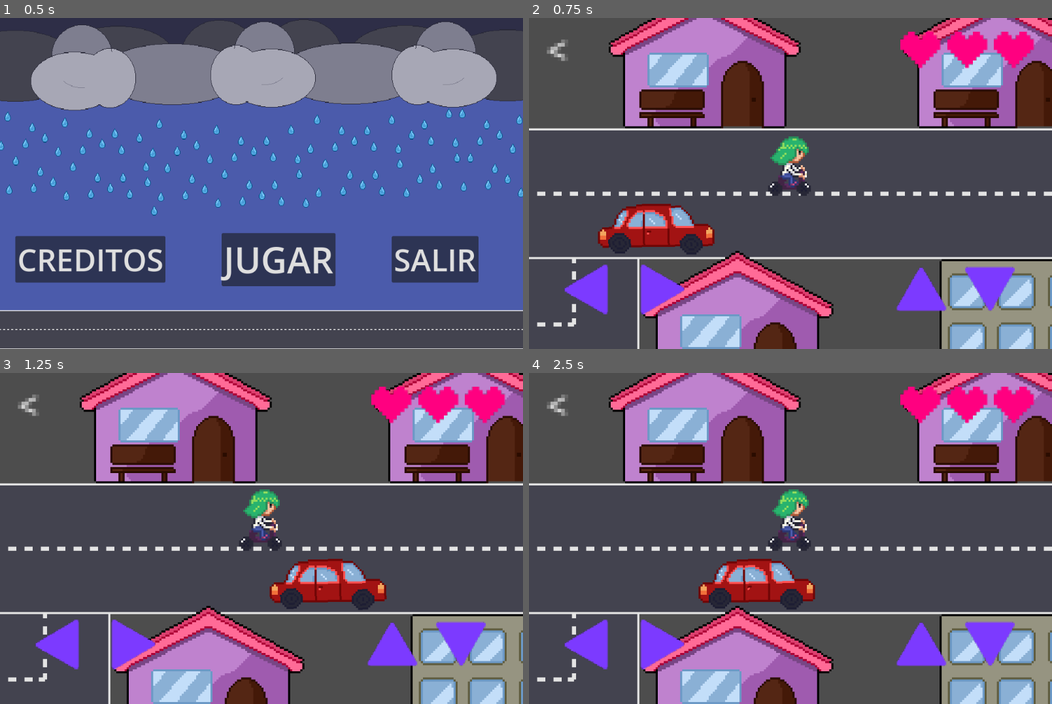
Above: before the commit, frames 1-4 (two rows, left to right).
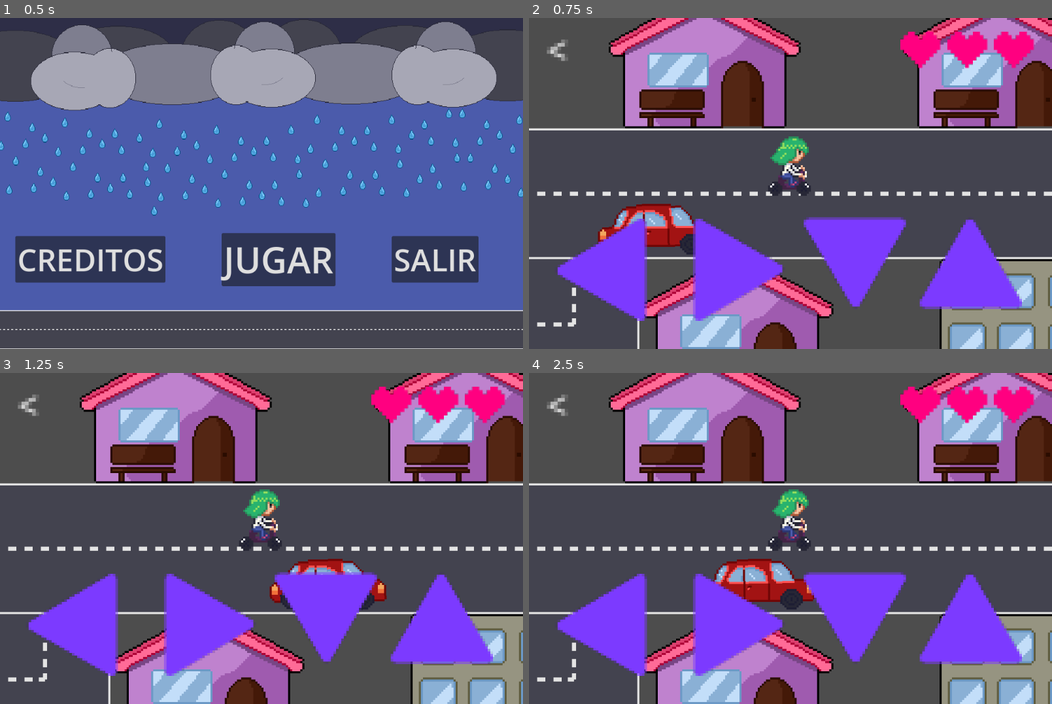
Above: after the commit, the same moments.

Repository: MarGon-Game/rain-rider
Game: Godot game, scene res://menú.tscn
Same seed, same stepped clock (60 frames per second), same inputs: the game is played once before the commit and once after it.
Inputs:
- Up to frame 1 (0.5 s): no input
- Up to frame 2 (0.75 s): click "JUGAR" at 0.5 s
- Up to frame 3 (1.25 s): no input
- Up to frame 4 (2.5 s): click "<" at 1.25 s; click "JUGAR" at 2 s

Frame 1 is identical in both runs. In frame 2, 13% of the frame differs, in the area x 5-95%, y 60-92%; in frame 3, 13%; in frame 4, 13%.

Commit message:
Tamaño Botones

Diff:
--- a/rain-rider/nivel_1.tscn
+++ b/rain-rider/nivel_1.tscn
@@ -19,10 +19,6 @@
 [ext_resource type="Texture2D" uid="uid://h5mvf3yy3ugi" path="res://asstes/bandera 1.png" id="15_fnctx"]
 [ext_resource type="Texture2D" uid="uid://di1txmpntx38" path="res://asstes/triangulo-dedrecha.png" id="15_p7e7r"]
 [ext_resource type="Texture2D" uid="uid://cofb7sn13rmkr" path="res://asstes/triangulo-abajo.png" id="16_ls2kf"]
-
-[sub_resource type="CompressedTexture2D" id="CompressedTexture2D_3rqyh"]
-
-[sub_resource type="CompressedTexture2D" id="CompressedTexture2D_7h30g"]
 
 [sub_resource type="TileSetAtlasSource" id="TileSetAtlasSource_m2gv8"]
 texture = ExtResource("1_eciuy")
@@ -386,15 +382,15 @@
 grow_vertical = 0
 
 [node name="izquierda" type="TouchScreenButton" parent="corazones/Botones1"]
-position = Vector2(63, -165)
-scale = Vector2(2.42, 2.42)
+position = Vector2(41, -255)
+scale = Vector2(5, 5)
 texture_normal = ExtResource("14_3rqyh")
-texture_pressed = SubResource("CompressedTexture2D_3rqyh")
+texture_pressed = ExtResource("14_3rqyh")
 action = "LEFT"
 
 [node name="derecha" type="TouchScreenButton" parent="corazones/Botones1"]
-position = Vector2(213, -165)
-scale = Vector2(2.42, 2.42)
+position = Vector2(311, -255)
+scale = Vector2(5, 5)
 texture_normal = ExtResource("15_p7e7r")
 texture_pressed = ExtResource("15_p7e7r")
 action = "RIGHT"
@@ -411,15 +407,15 @@
 grow_vertical = 0
 
 [node name="arriba" type="TouchScreenButton" parent="corazones/Botones2"]
-position = Vector2(-264, -126)
-scale = Vector2(2.42, 2.42)
+position = Vector2(-219, -228)
+scale = Vector2(5, 5)
 texture_normal = ExtResource("13_7h30g")
-texture_pressed = SubResource("CompressedTexture2D_7h30g")
+texture_pressed = ExtResource("13_7h30g")
 action = "UP"
 
 [node name="abajo" type="TouchScreenButton" parent="corazones/Botones2"]
-position = Vector2(-130, -126)
-scale = Vector2(2.42, 2.42)
+position = Vector2(-446, -228)
+scale = Vector2(5, 5)
 texture_normal = ExtResource("16_ls2kf")
 texture_pressed = ExtResource("16_ls2kf")
 action = "DOWN"
--- a/rain-rider/nivel_2.tscn
+++ b/rain-rider/nivel_2.tscn
@@ -333,10 +333,6 @@
 [sub_resource type="RectangleShape2D" id="RectangleShape2D_5uoxw"]
 size = Vector2(1028, 226)
 
-[sub_resource type="CompressedTexture2D" id="CompressedTexture2D_pc0te"]
-
-[sub_resource type="CompressedTexture2D" id="CompressedTexture2D_jraa4"]
-
 [node name="nivel 2" type="Node2D"]
 
 [node name="Burbujas" type="AudioStreamPlayer" parent="."]
@@ -1024,6 +1020,15 @@
 layout_mode = 2
 texture = ExtResource("13_t0by4")
 
+[node name="Button2" type="Button" parent="corazones"]
+offset_top = -14.0
+offset_right = 16.0
+offset_bottom = 8.0
+scale = Vector2(7, 7)
+theme_override_font_sizes/font_size = 10
+text = "<"
+flat = true
+
 [node name="Botones1" type="HBoxContainer" parent="corazones"]
 anchors_preset = 2
 anchor_top = 1.0
@@ -1031,15 +1036,15 @@
 grow_vertical = 0
 
 [node name="izquierda" type="TouchScreenButton" parent="corazones/Botones1"]
-position = Vector2(63, -165)
-scale = Vector2(2.42, 2.42)
+position = Vector2(41, -255)
+scale = Vector2(5, 5)
 texture_normal = ExtResource("15_pc0te")
-texture_pressed = SubResource("CompressedTexture2D_pc0te")
+texture_pressed = ExtResource("15_pc0te")
 action = "LEFT"
 
 [node name="derecha" type="TouchScreenButton" parent="corazones/Botones1"]
-position = Vector2(213, -165)
-scale = Vector2(2.42, 2.42)
+position = Vector2(311, -255)
+scale = Vector2(5, 5)
 texture_normal = ExtResource("16_jraa4")
 texture_pressed = ExtResource("16_jraa4")
 action = "RIGHT"
@@ -1056,27 +1061,18 @@
 grow_vertical = 0
 
 [node name="arriba" type="TouchScreenButton" parent="corazones/Botones2"]
-position = Vector2(-264, -126)
-scale = Vector2(2.42, 2.42)
+position = Vector2(-219, -228)
+scale = Vector2(5, 5)
 texture_normal = ExtResource("17_incw3")
-texture_pressed = SubResource("CompressedTexture2D_jraa4")
+texture_pressed = ExtResource("17_incw3")
 action = "UP"
 
 [node name="abajo" type="TouchScreenButton" parent="corazones/Botones2"]
-position = Vector2(-130, -126)
-scale = Vector2(2.42, 2.42)
+position = Vector2(-446, -228)
+scale = Vector2(5, 5)
 texture_normal = ExtResource("18_hvc7f")
 texture_pressed = ExtResource("18_hvc7f")
 action = "DOWN"
-
-[node name="Button2" type="Button" parent="corazones"]
-offset_top = -14.0
-offset_right = 16.0
-offset_bottom = 8.0
-scale = Vector2(7, 7)
-theme_override_font_sizes/font_size = 10
-text = "<"
-flat = true
 
 [connection signal="body_entered" from="Bomba/Area2D" to="Bomba" method="_on_area_2d_body_entered"]
 [connection signal="body_entered" from="Bomba/Area2D2" to="Bomba" method="_on_area_2d_2_body_entered"]
--- a/rain-rider/nivel_3.tscn
+++ b/rain-rider/nivel_3.tscn
@@ -354,10 +354,6 @@
 [sub_resource type="RectangleShape2D" id="RectangleShape2D_8mbv8"]
 size = Vector2(1028, 226)
 
-[sub_resource type="CompressedTexture2D" id="CompressedTexture2D_gqmbq"]
-
-[sub_resource type="CompressedTexture2D" id="CompressedTexture2D_3prmh"]
-
 [node name="nivel 3" type="Node2D"]
 
 [node name="Burbujas" type="AudioStreamPlayer" parent="."]
@@ -1360,15 +1356,15 @@
 grow_vertical = 0
 
 [node name="izquierda" type="TouchScreenButton" parent="corazones/Botones1"]
-position = Vector2(63, -165)
-scale = Vector2(2.42, 2.42)
+position = Vector2(41, -255)
+scale = Vector2(5, 5)
 texture_normal = ExtResource("21_se2gf")
-texture_pressed = SubResource("CompressedTexture2D_gqmbq")
+texture_pressed = ExtResource("21_se2gf")
 action = "LEFT"
 
 [node name="derecha" type="TouchScreenButton" parent="corazones/Botones1"]
-position = Vector2(213, -165)
-scale = Vector2(2.42, 2.42)
+position = Vector2(311, -255)
+scale = Vector2(5, 5)
 texture_normal = ExtResource("22_6rang")
 texture_pressed = ExtResource("22_6rang")
 action = "RIGHT"
@@ -1385,15 +1381,15 @@
 grow_vertical = 0
 
 [node name="arriba" type="TouchScreenButton" parent="corazones/Botones2"]
-position = Vector2(-264, -126)
-scale = Vector2(2.42, 2.42)
+position = Vector2(-219, -228)
+scale = Vector2(5, 5)
 texture_normal = ExtResource("23_taonu")
-texture_pressed = SubResource("CompressedTexture2D_3prmh")
+texture_pressed = ExtResource("23_taonu")
 action = "UP"
 
 [node name="abajo" type="TouchScreenButton" parent="corazones/Botones2"]
-position = Vector2(-130, -126)
-scale = Vector2(2.42, 2.42)
+position = Vector2(-446, -228)
+scale = Vector2(5, 5)
 texture_normal = ExtResource("24_2u0jj")
 texture_pressed = ExtResource("24_2u0jj")
 action = "DOWN"
Not shown, changed: rain-rider/export_presets.cfg
Not shown: 1 places in rain-rider/nivel_1.tscn that only renumber resources
Not shown: 1 places in rain-rider/nivel_2.tscn that only renumber resources
Not shown: 1 places in rain-rider/nivel_3.tscn that only renumber resources
